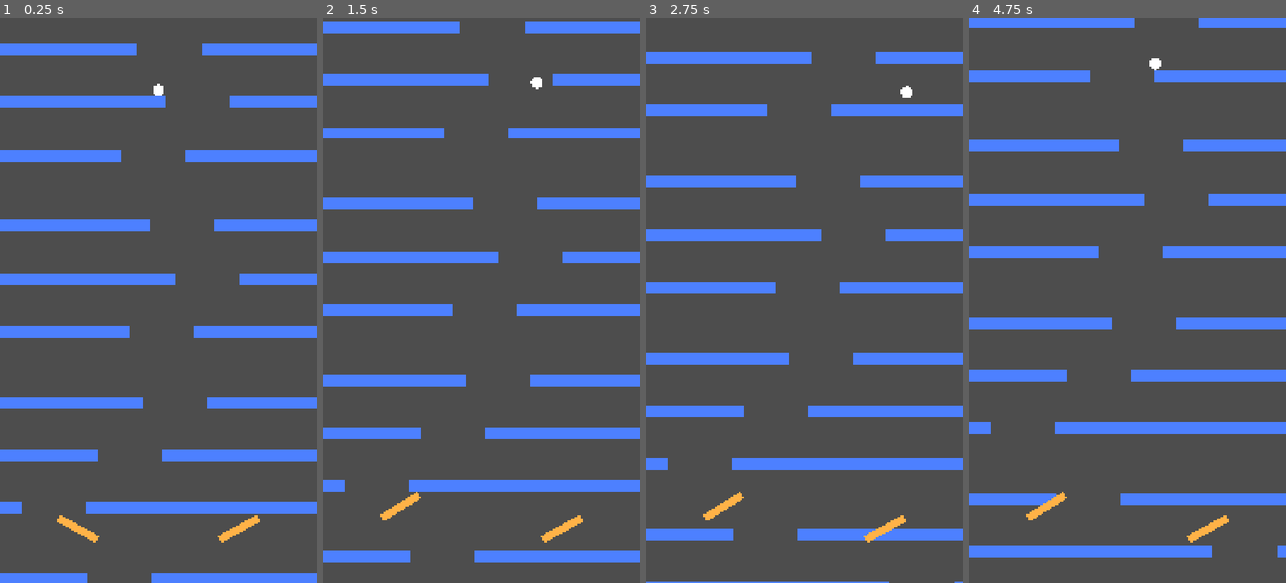
Above: before the commit, frames 1-4 (left to right).
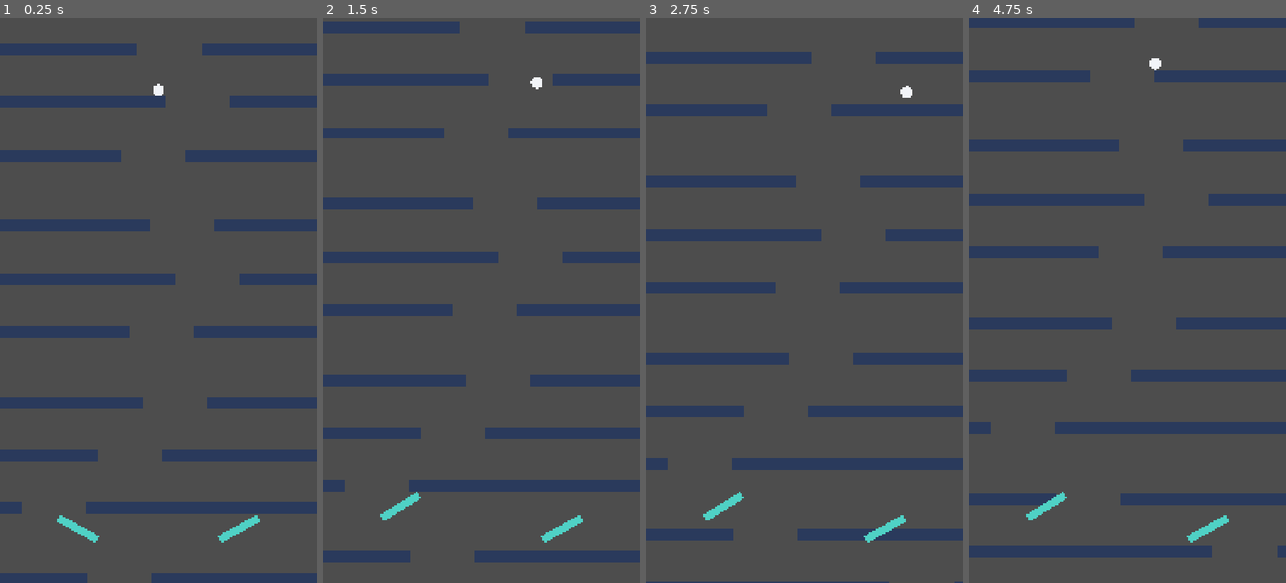
Above: after the commit, the same moments.

Repository: raeyyanhabib/GravityPinball
Game: Godot game, scene res://main.tscn
The game is run twice, just before and just after one commit, with the same random seed, the same clock (stepped at 60 frames per second) and the same inputs.
Inputs (mouse positions are in pixels of both pictures, inside the frame that each line leads up to):
- Up to frame 1 (0.25 s): no input
- Up to frame 2 (1.5 s): move the mouse to (551, 272) at 0.52 s; hold D 0.53-1.25 s; hold Z 0.53-1.25 s; click (551, 272) at 0.67 s; drag from (418, 328) to (465, 413) at 1.27 s
- Up to frame 3 (2.75 s): move the mouse to (836, 176) at 2.02 s; hold D from 2.03 s (still down); hold Z from 2.03 s (still down)
- Up to frame 4 (4.75 s): release D at 2.75 s; release Z at 2.75 s; drag from (1111, 413) to (1032, 215) at 2.77 s; move the mouse to (1222, 385) at 3.52 s; hold A 3.53-4.25 s; hold Z 3.53-4.25 s; drag from (1032, 215) to (1079, 159) at 4.27 s

The runs differ from the first frame. In frame 1, 17% of the frame differs, in the area x 0-100%, y 4-100%; in frame 2, 17%; in frame 3, 16%; in frame 4, 17%, in the area x 0-100%, y 0-96%.

Commit message:
M2: added the physics a little

Diff:
--- a/ball.gd
+++ b/ball.gd
@@ -26,4 +26,4 @@
 		linear_velocity = linear_velocity.limit_length(MAX_SPEED)
 
 func _draw() -> void:
-	draw_circle(Vector2.ZERO, RADIUS, Color.WHITE)
+	draw_circle(Vector2.ZERO, RADIUS, Color("#f2f4f8"))
--- a/flipper.gd
+++ b/flipper.gd
@@ -30,4 +30,4 @@
 	queue_redraw()
 
 func _draw() -> void:
-	draw_rect(Rect2(0.0, -THICK / 2.0, LEN, THICK), Color(1.0, 0.7, 0.28))
+	draw_rect(Rect2(0.0, -THICK / 2.0, LEN, THICK), Color("#4fd1c5"))
--- a/main.gd
+++ b/main.gd
@@ -141,5 +141,5 @@
 	var visual := ColorRect.new()
 	visual.position = Vector2(x, y)
 	visual.size = Vector2(w, h)
-	visual.color = Color(0.3, 0.5, 1.0)
+	visual.color = Color("#2a3a5c")
 	parent.add_child(visual)
